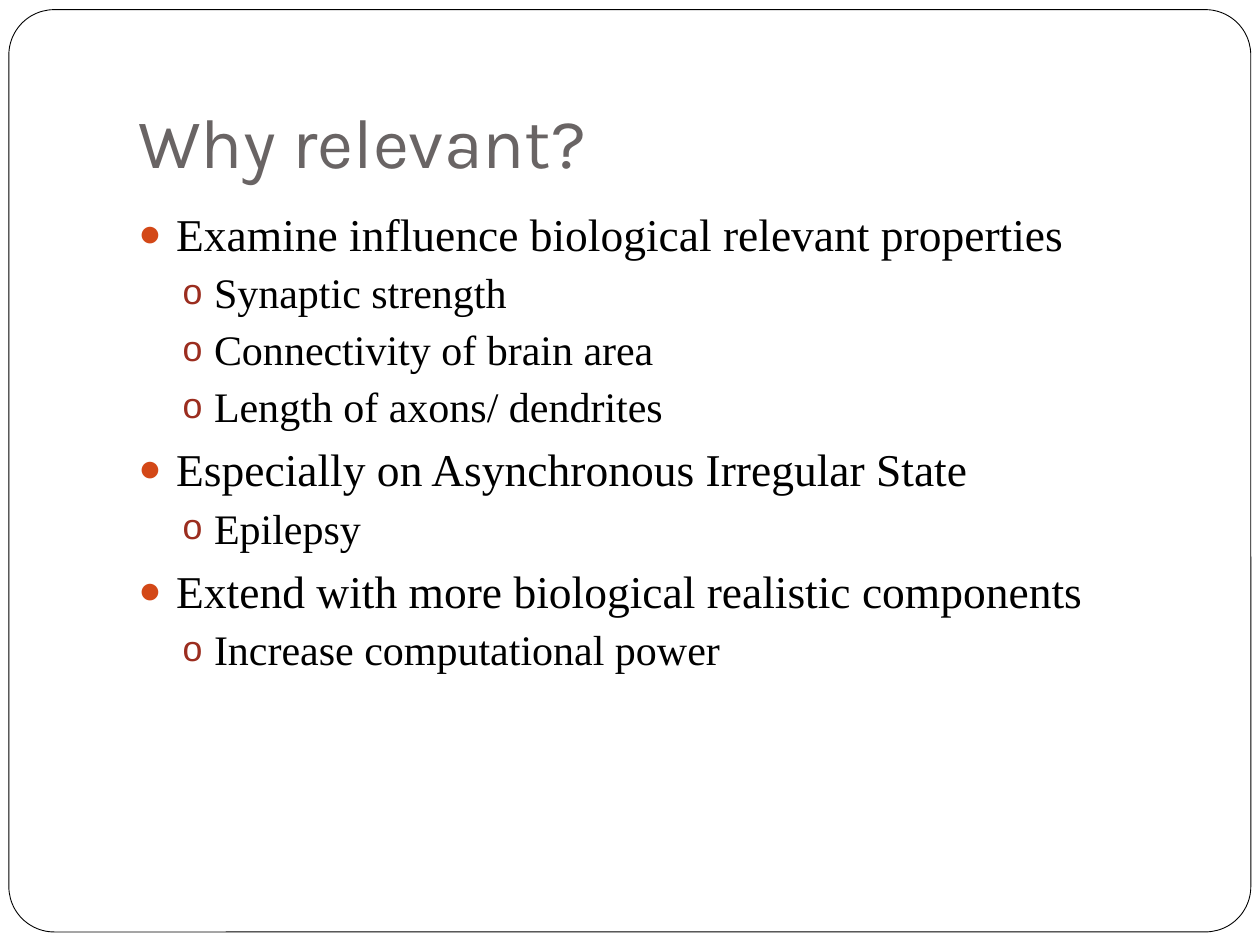
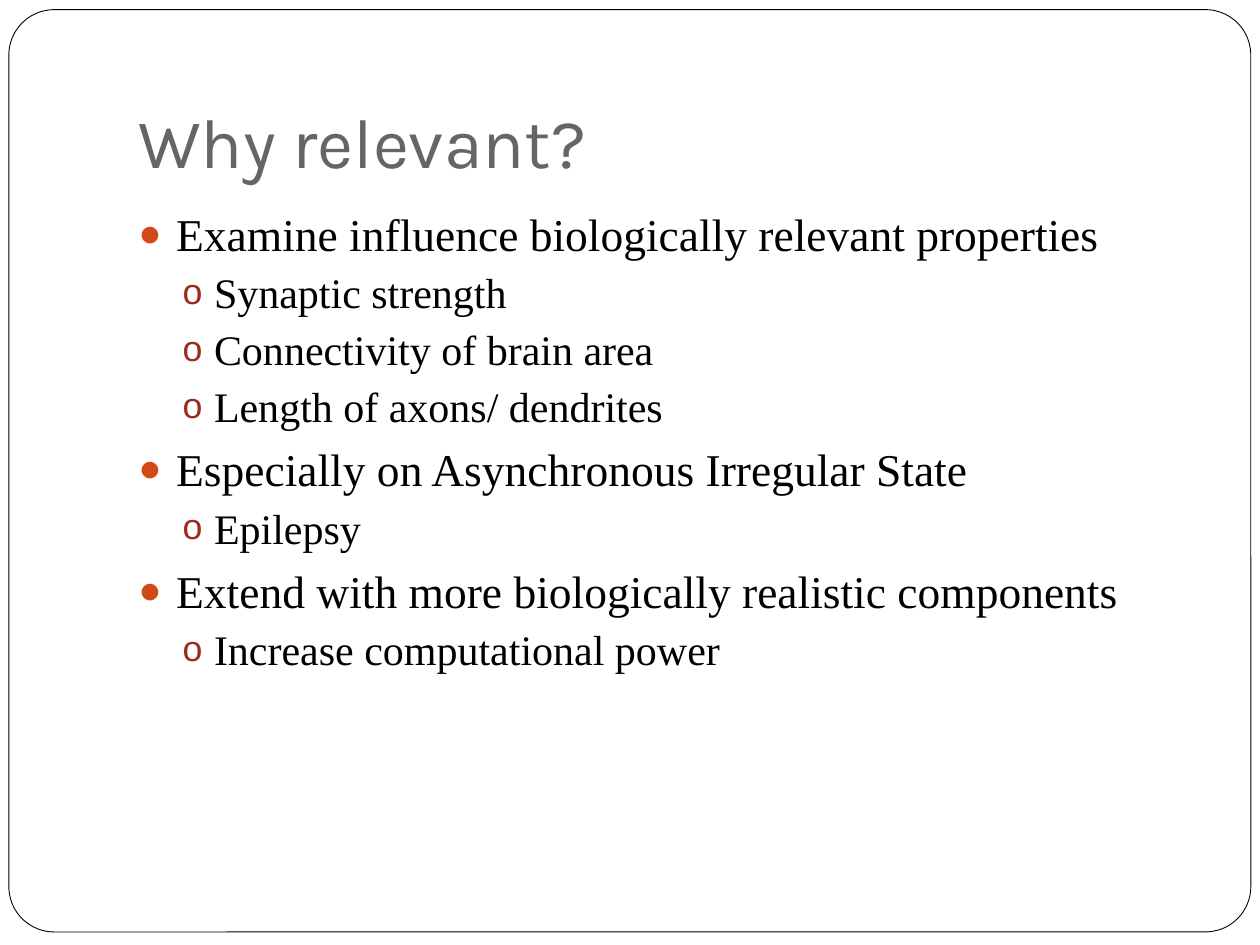
Before and after one commit to jiribrummer/Balanced_network, a slide deck: slide 24 of Final presentation bachelor thesis Jiri Brummer - dynamics of balanced network.pptx (slide 26 before the commit). Drawn at 1260x945 pixels with LibreOffice and Linux fonts; fonts in the diff are those of the drawing. Boxes give left, top, right and bottom in pixels: in the first picture for what was removed or moved away, otherwise in the second. Text is boxed around its words. In the diff, an @@ line names an element or a change of style, - is before the commit and + after.

```diff
--- a/Final presentation bachelor thesis Jiri Brummer - dynamics of balanced network.pptx
+++ b/Final presentation bachelor thesis Jiri Brummer - dynamics of balanced network.pptx
@@ text at (x1=176, y1=219, x2=1098, y2=260): text changed @@
-● Examine influence biological relevant properties
+● Examine influence biologically relevant properties
@@ text at (x1=176, y1=576, x2=1117, y2=617): text changed @@
-● Extend with more biological realistic components
+● Extend with more biologically realistic components
```
Also in this commit, not shown: 6 other slides changed, 2 other files.
